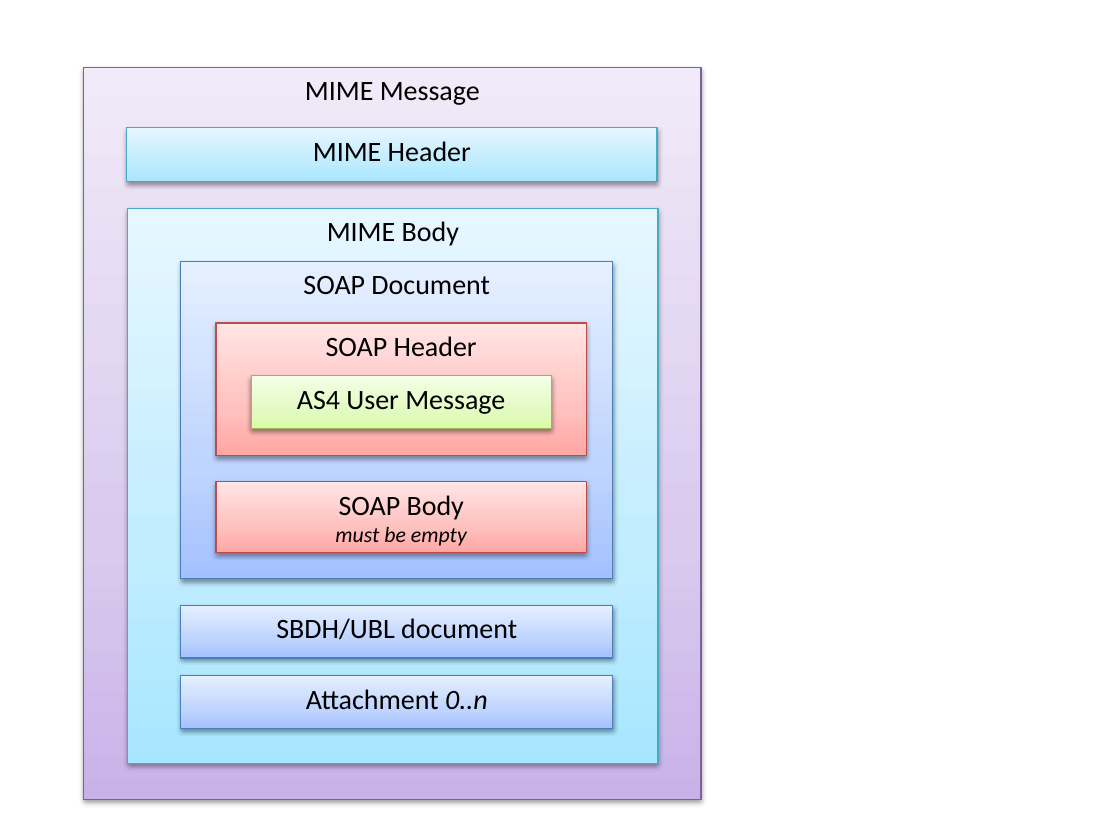
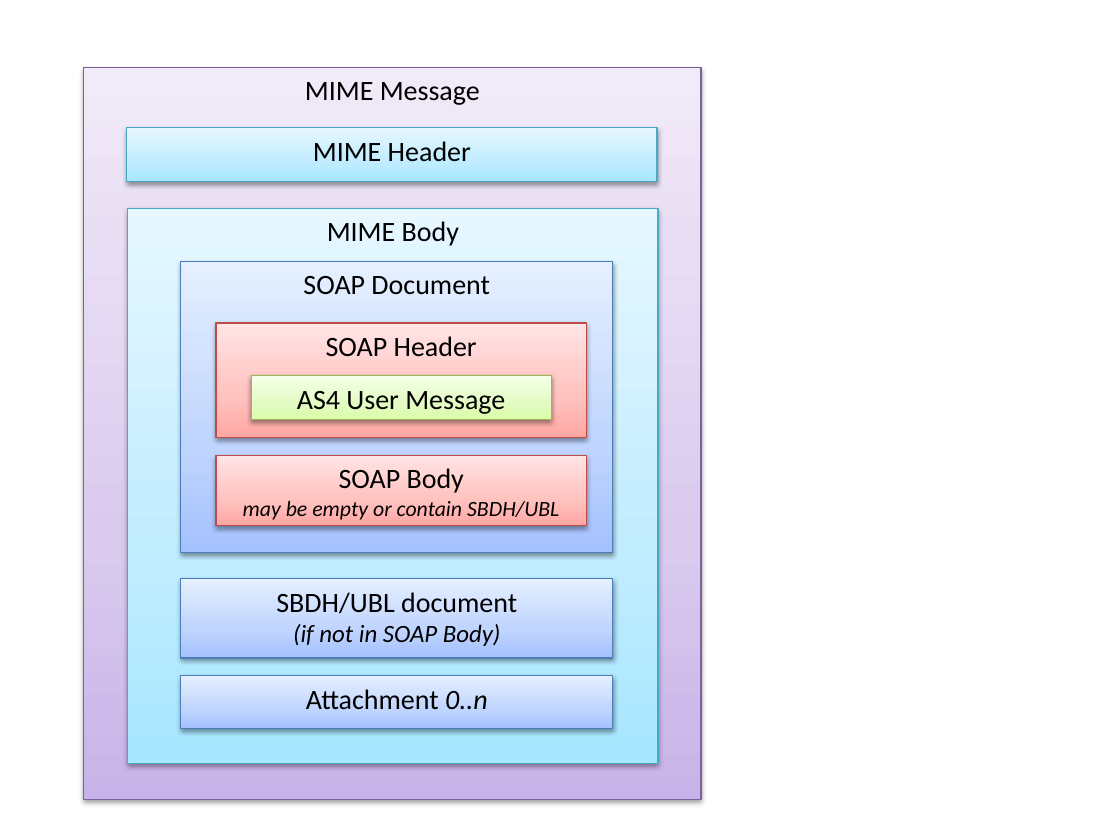
Before and after one commit to phax/phase4, a slide deck: slide 3 of docs/AS4 PEPPOL images.pptx. Drawn at 1120x840 pixels with LibreOffice and Linux fonts; fonts in the diff are those of the drawing. Boxes give left, top, right and bottom in pixels: in the first picture for what was removed or moved away, otherwise in the second. Text is boxed around its words. In the diff, an @@ line names an element or a change of style, - is before the commit and + after.

```diff
--- a/docs/AS4 PEPPOL images.pptx
+++ b/docs/AS4 PEPPOL images.pptx
@@ rectangle "SOAP Document": place and size @@
-rectangle "SOAP Document" at [180,261,613,578]
+rectangle "SOAP Document" at [180,261,613,552]
@@ rectangle "SOAP Header": place and size @@
-rectangle "SOAP Header" at [216,323,587,455]
+rectangle "SOAP Header" at [216,323,587,437]
@@ rectangle "AS4 User Message": place and size @@
-rectangle "AS4 User Message" at [251,376,551,429]
+rectangle "AS4 User Message" at [251,376,551,420]
@@ rectangle "SOAP Body": place and size @@
-rectangle "SOAP Body" at [216,482,587,552]
+rectangle "SOAP Body" at [216,455,587,525]
@@ text in rectangle at [243,501,559,520]: text changed @@
-must be empty
+may be empty or contain SBDH/UBL
@@ rectangle "SBDH/UBL document (if not in ...": place and size @@
-rectangle "SBDH/UBL document (if not in ..." at [180,605,613,657]
+rectangle "SBDH/UBL document (if not in ..." at [180,579,613,659]
@@ text in rectangle at [276,592,517,646]: text changed; size 18 to 16 pt; italic on @@
-SBDH/UBL document
+SBDH/UBL document
+(if not in SOAP Body)
```
Also in this commit, not shown: 6 slides added, 1 other file.
